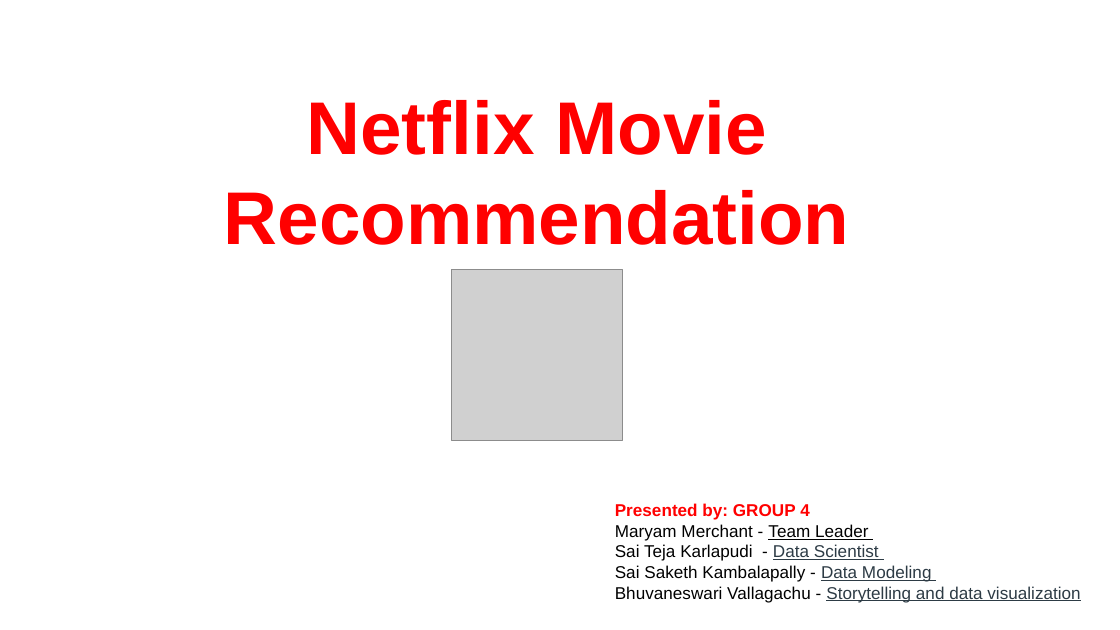
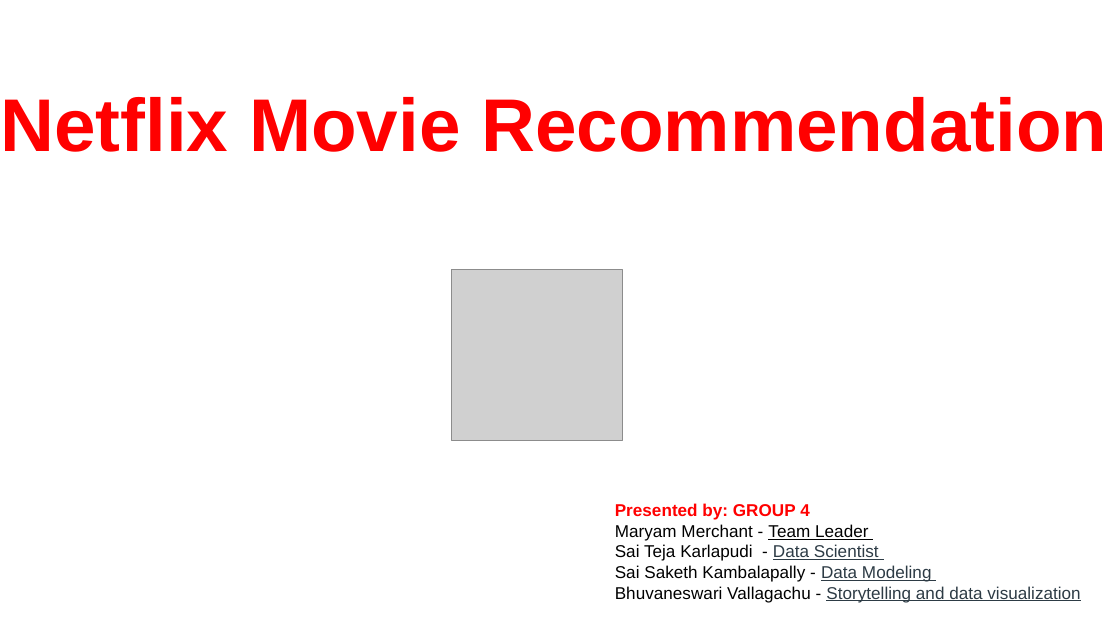
Before and after one commit to Distributed-and-scalable/Netflix-Recommendation-System, a slide deck: slide 1 of Pitch Deck Template_GROUP4.pptx. Drawn at 1120x630 pixels with LibreOffice and Linux fonts; fonts in the diff are those of the drawing; grey boxes stand for pictures. Boxes give left, top, right and bottom in pixels: in the first picture for what was removed or moved away, otherwise in the second. Text is boxed around its words. In the diff, an @@ line names an element or a change of style, - is before the commit and + after.

```diff
--- a/Pitch Deck Template_GROUP4.pptx
+++ b/Pitch Deck Template_GROUP4.pptx
@@ text at [0,97,1107,152]: text changed @@
-Netflix Movie
-Recommendation
+Netflix Movie Recommendation
```
Also in this commit, not shown: 4 other slides changed.
